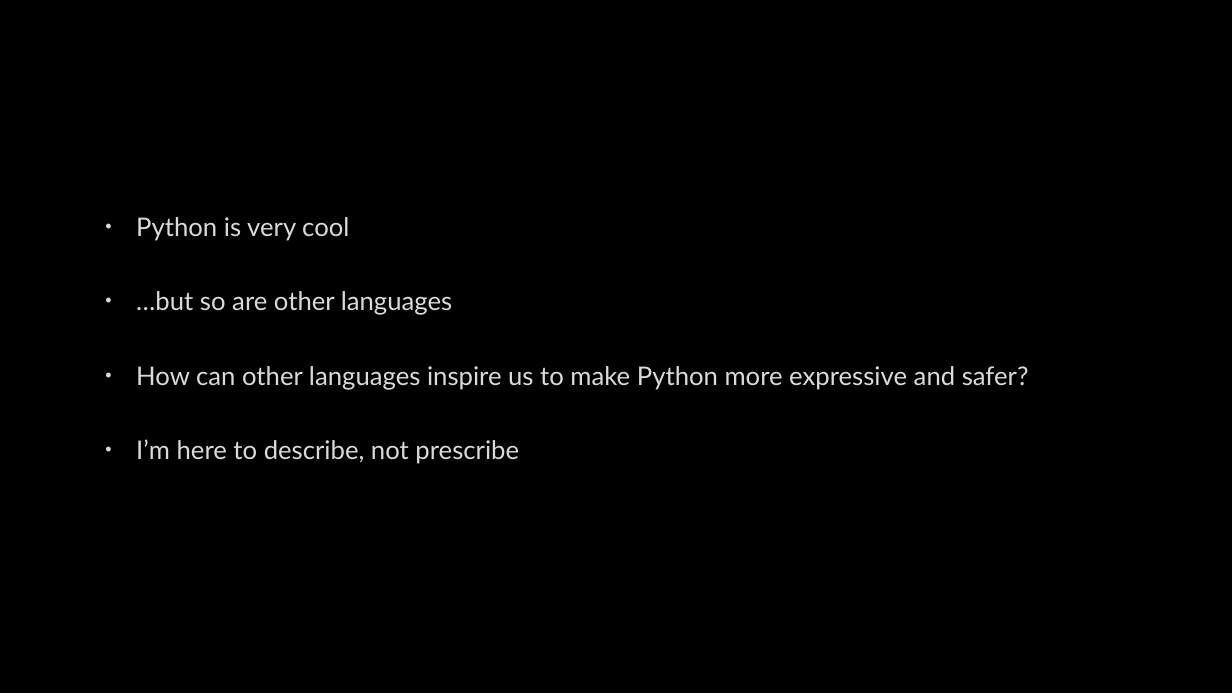
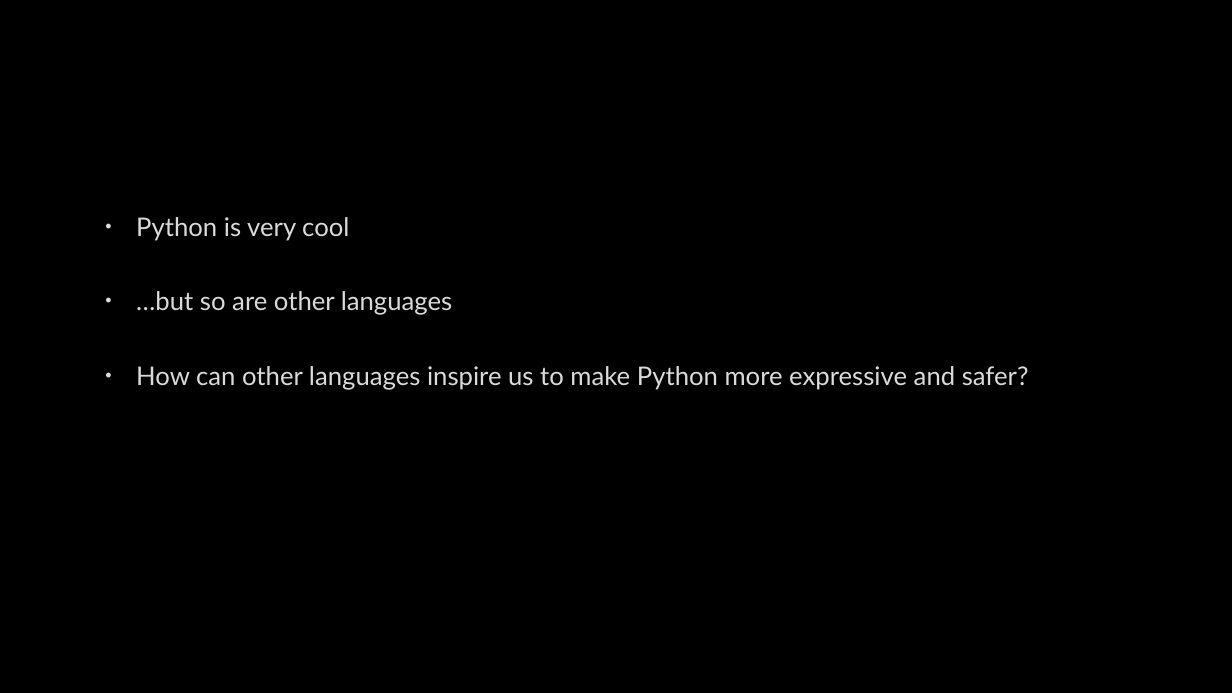
Before and after one commit to MC-DeltaT/PythonFromAltUniverses, a slide deck: slide 2 of Slides.pptx. Drawn at 1232x693 pixels with LibreOffice and Linux fonts; fonts in the diff are those of the drawing; background and template pictures are left out. Boxes give left, top, right and bottom in pixels: in the first picture for what was removed or moved away, otherwise in the second. Text is boxed around its words. In the diff, an @@ line names an element or a change of style, - is before the commit and + after.

```diff
--- a/Slides.pptx
+++ b/Slides.pptx
@@ text at (136,439,519,464): paragraph removed @@
-• I’m here to describe, not prescribe
```
Also in this commit, not shown: 8 other slides changed, 2 slides removed, 5 other files.
